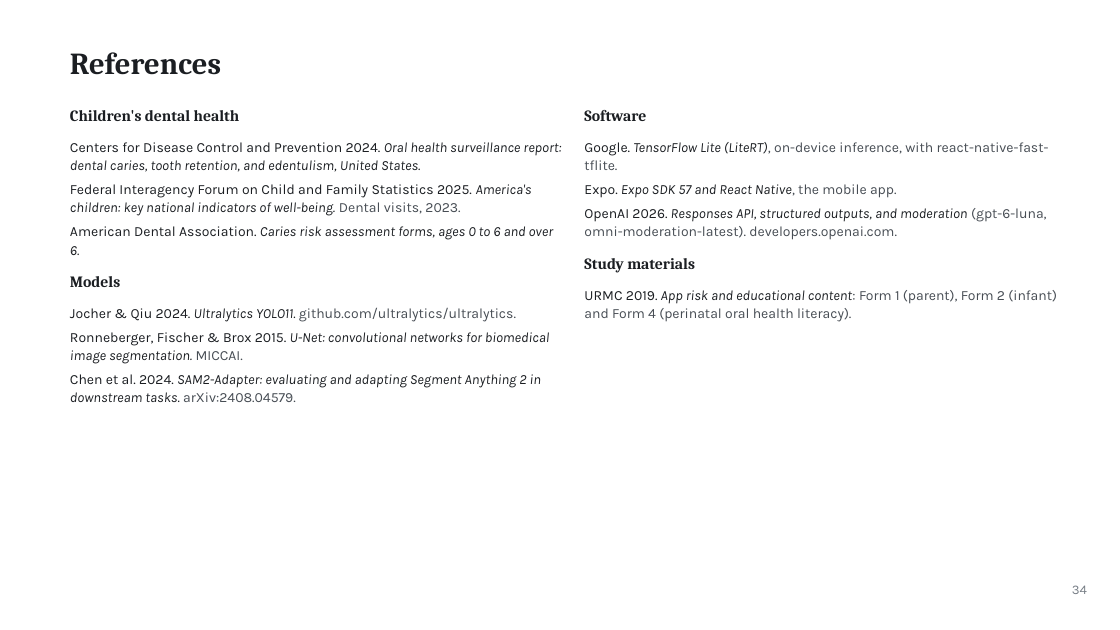
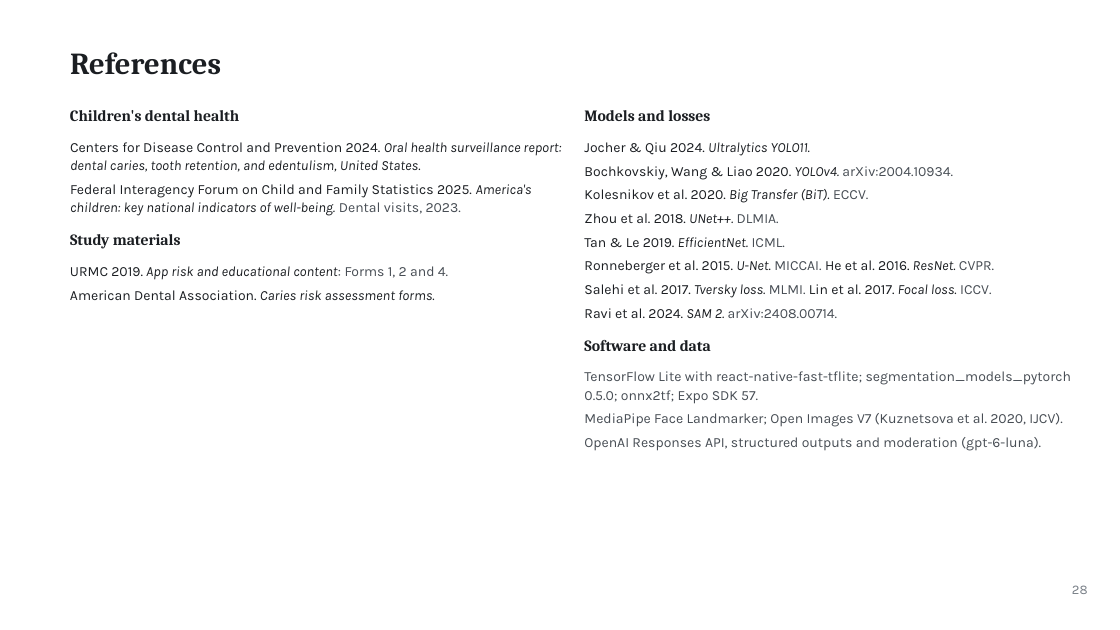
Before and after one commit to ertugrul-senturk/interactive-slides, a slide deck: slide 49 of public/decks/2026-11-smart-teeth.pptx (slide 62 before the commit). Drawn at 1120x630 pixels with LibreOffice and Linux fonts; fonts in the diff are those of the drawing; background and template pictures are left out. Boxes give left, top, right and bottom in pixels: in the first picture for what was removed or moved away, otherwise in the second. Text is boxed around its words. In the diff, an @@ line names an element or a change of style, - is before the commit and + after.

```diff
--- a/public/decks/2026-11-smart-teeth.pptx
+++ b/public/decks/2026-11-smart-teeth.pptx
@@ text removed at (584, 110, 646, 121) @@
-Software
@@ text added at (584, 110, 710, 121), 13.5 pt, text #1B1E22, bold @@
+Models and losses
@@ text at (584, 142, 810, 156): text changed; text colour #474D54 to #1B1E22; italic on @@
-Jocher & Qiu 2024. Ultralytics YOLO11. github.com/ultralytics/ultralytics.
+Jocher & Qiu 2024. Ultralytics YOLO11.
@@ text added at (584, 166, 953, 180), 12 pt, text #1B1E22 @@
+Bochkovskiy, Wang & Liao 2020. YOLOv4. arXiv:2004.10934.
@@ text at (584, 189, 868, 203): text changed; text colour #474D54 to #1B1E22 @@
-Google. TensorFlow Lite (LiteRT), on-device inference, with react-native-fast-
-tflite.
+Kolesnikov et al. 2020. Big Transfer (BiT). ECCV.
@@ text "Study materials": place and size @@
-text "Study materials" at (584, 258, 695, 273)
+text "Study materials" at (70, 234, 181, 249)
@@ text at (584, 213, 779, 223): text changed; italic off @@
-Expo. Expo SDK 57 and React Native, the mobile app.
+Zhou et al. 2018. UNet++. DLMIA.
@@ text added at (584, 237, 785, 247), 12 pt, text #1B1E22 @@
+Tan & Le 2019. EfficientNet. ICML.
@@ text added at (70, 266, 448, 280), 12 pt, text #1B1E22, italic @@
+URMC 2019. App risk and educational content: Forms 1, 2 and 4.
@@ text added at (584, 260, 994, 274), 12 pt, text #1B1E22 @@
+Ronneberger et al. 2015. U-Net. MICCAI. He et al. 2016. ResNet. CVPR.
@@ text at (70, 290, 435, 300): text changed; italic off @@
-American Dental Association. Caries risk assessment forms, ages 0 to 6 and over
-6.
+American Dental Association. Caries risk assessment forms.
@@ text removed at (70, 276, 120, 287) @@
-Models
@@ text at (584, 284, 991, 298): text changed; text colour #474D54 to #1B1E22 @@
-URMC 2019. App risk and educational content: Form 1 (parent), Form 2 (infant)
-and Form 4 (perinatal oral health literacy).
+Salehi et al. 2017. Tversky loss. MLMI. Lin et al. 2017. Focal loss. ICCV.
@@ text added at (584, 308, 837, 318), 12 pt, text #1B1E22 @@
+Ravi et al. 2024. SAM 2. arXiv:2408.00714.
@@ text removed at (70, 332, 550, 364) @@
-Ronneberger, Fischer & Brox 2015. U-Net: convolutional networks for biomedical
-image segmentation. MICCAI.
@@ text added at (584, 340, 711, 351), 13.5 pt, text #1B1E22, bold @@
+Software and data
@@ text removed at (70, 374, 541, 402) @@
-Chen et al. 2024. SAM2-Adapter: evaluating and adapting Segment Anything 2 in
-downstream tasks. arXiv:2408.04579.
@@ text added at (584, 371, 1072, 404), 12 pt, text #474D54 @@
+TensorFlow Lite with react-native-fast-tflite; segmentation_models_pytorch
+0.5.0; onnx2tf; Expo SDK 57.
@@ text added at (584, 413, 1062, 427), 12 pt, text #474D54 @@
+MediaPipe Face Landmarker; Open Images V7 (Kuznetsova et al. 2020, IJCV).
@@ text at (584, 437, 1041, 451): text changed @@
-OpenAI 2026. Responses API, structured outputs, and moderation (gpt-6-luna,
-omni-moderation-latest). developers.openai.com.
+OpenAI Responses API, structured outputs and moderation (gpt-6-luna).
@@ text at (1072, 585, 1088, 594): text changed @@
-34
+28
```
Also in this commit, not shown: 18 other slides changed, 17 slides added, 30 slides removed, 33 other files.
